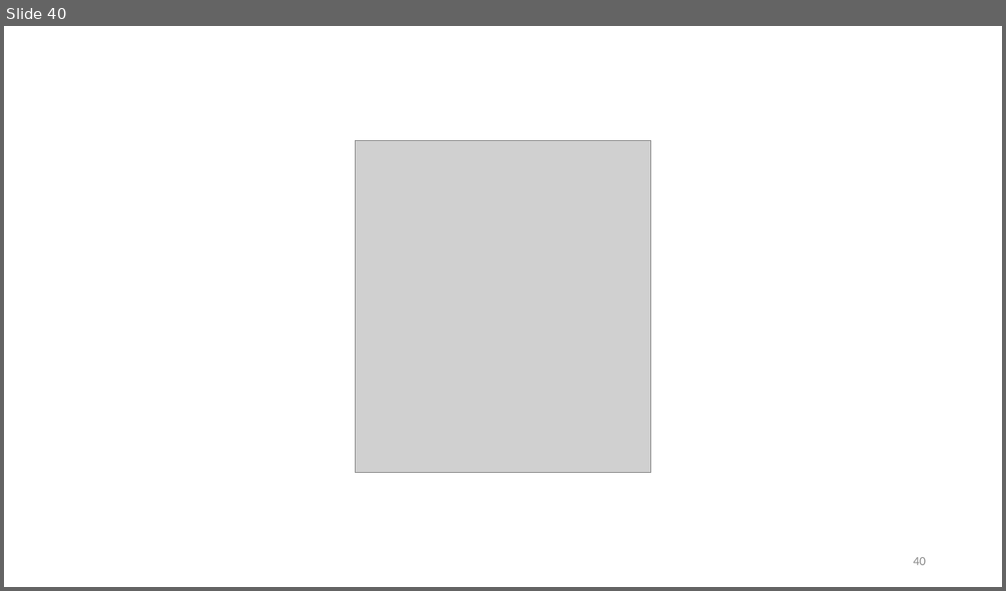
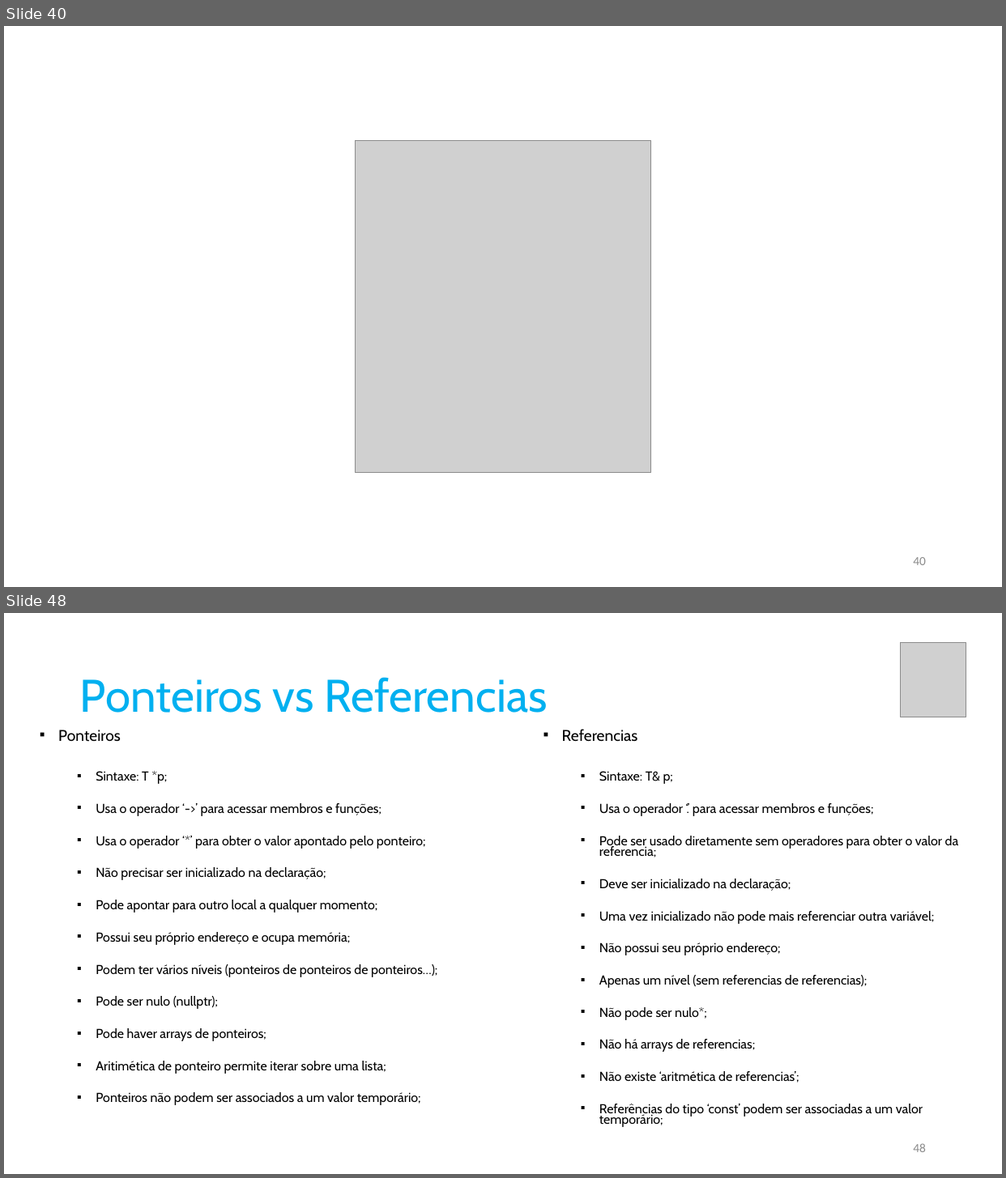
Before and after one commit to pfaco/ees_cpp, a slide deck: slides/C++.pptx. Shown one above the other, each under a label of ours: slide 40 before the commit, slides 40 and 48 after it; the slides between them are not shown. The pictures are 1006x591 and 1006x1178 pixels, drawn with LibreOffice and Linux fonts; fonts in the diff are those of the drawing; grey boxes stand for pictures. Boxes give left, top, right and bottom in pixels: in the first picture for what was removed or moved away, otherwise in the second. Text is boxed around its words. In the diff, an @@ line names an element or a change of style, - is before the commit and + after.

```diff
--- a/slides/C++.pptx
+++ b/slides/C++.pptx
@@ slide 48 added at box(4, 613, 1002, 1174), background #FFFFFF @@
@@ picture added at box(901, 643, 967, 717) @@
@@ title added at box(80, 677, 548, 713), 44 pt, text #00B0F0 @@
+Ponteiros vs Referencias
@@ text added at box(58, 730, 437, 1105), 12.5 pt, text #000000 @@
+▪ Ponteiros
+  ▪ Sintaxe: T *p;
+  ▪ Usa o operador ‘->’ para acessar membros e funções;
+  ▪ Usa o operador ‘*’ para obter o valor apontado pelo ponteiro;
+  ▪ Não precisar ser inicializado na declaração;
+  ▪ Pode apontar para outro local a qualquer momento;
+  ▪ Possui seu próprio endereço e ocupa memória;
+  ▪ Podem ter vários níveis (ponteiros de ponteiros de ponteiros…);
+  ▪ Pode ser nulo (nullptr);
+  ▪ Pode haver arrays de ponteiros;
+  ▪ Aritimética de ponteiro permite iterar sobre uma lista;
+  ▪ Ponteiros não podem ser associados a um valor temporário;
@@ text added at box(562, 729, 959, 1127), 12.5 pt, text #000000 @@
+▪ Referencias
+  ▪ Sintaxe: T& p;
+  ▪ Usa o operador ‘.’ para acessar membros e funções;
+  ▪ Pode ser usado diretamente sem operadores para obter o valor da referencia;
+  ▪ Deve ser inicializado na declaração;
+  ▪ Uma vez inicializado não pode mais referenciar outra variável;
+  ▪ Não possui seu próprio endereço;
+  ▪ Apenas um nível (sem referencias de referencias);
+  ▪ Não pode ser nulo*;
+  ▪ Não há arrays de referencias;
+  ▪ Não existe ‘aritmética de referencias’;
+  ▪ Referências do tipo ‘const’ podem ser associadas a um valor temporário;
@@ page number added at box(913, 1144, 926, 1152), 12 pt, text #8C8C8C @@
+48
```
Also in this commit, not shown: 2 slides changed, 17 other slides added, 4 other files.
